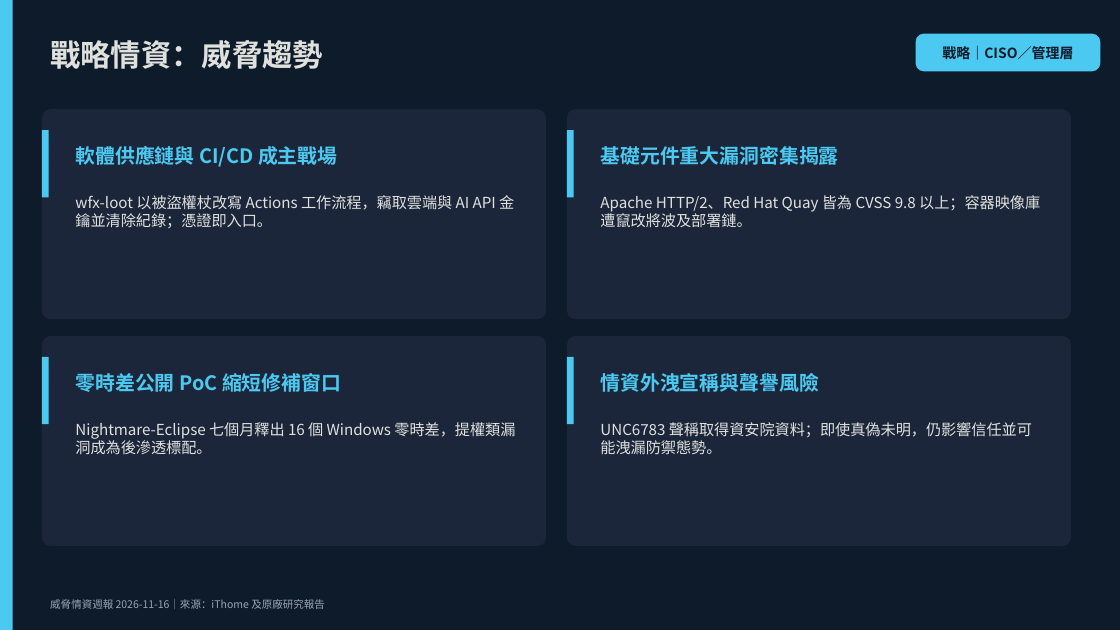
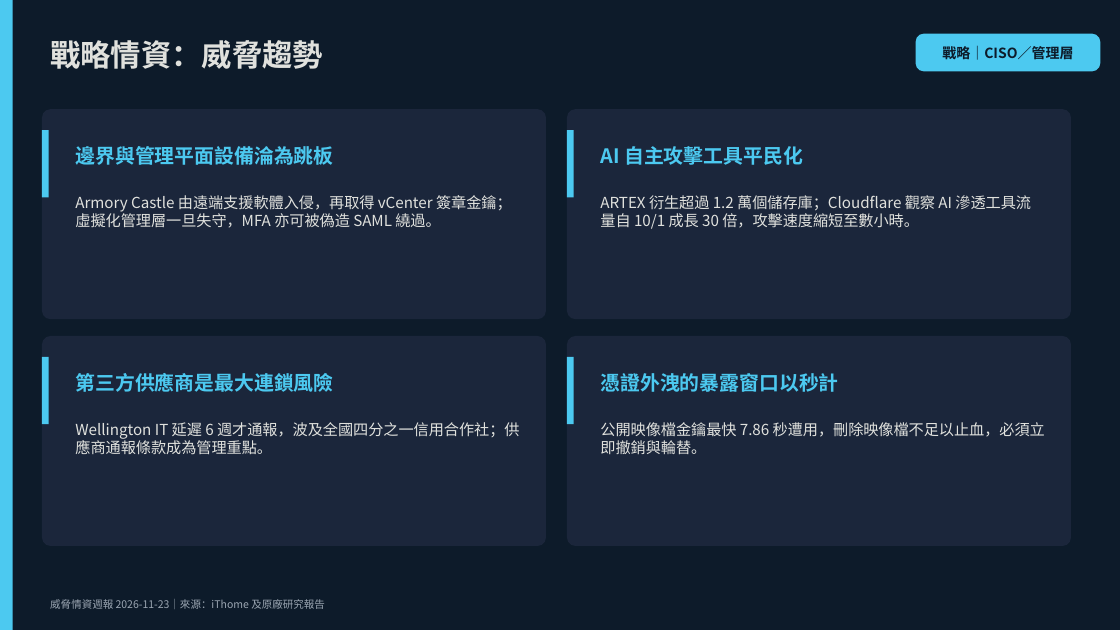
Before and after one commit to fei3363/cdp-tool, a slide deck: slide 3 of threat_intel_report_202611.pptx. Drawn at 1120x630 pixels with LibreOffice and Linux fonts; fonts in the diff are those of the drawing. Boxes give left, top, right and bottom in pixels: in the first picture for what was removed or moved away, otherwise in the second. Text is boxed around its words. In the diff, an @@ line names an element or a change of style, - is before the commit and + after.

```diff
--- a/threat_intel_report_202611.pptx
+++ b/threat_intel_report_202611.pptx
@@ text at bbox=[75, 146, 333, 165]: text changed @@
-軟體供應鏈與 CI/CD 成主戰場
+邊界與管理平面設備淪為跳板
@@ text at bbox=[600, 146, 803, 165]: text changed @@
-基礎元件重大漏洞密集揭露
+AI 自主攻擊工具平民化
@@ text at bbox=[75, 195, 512, 228]: text changed @@
-wfx-loot 以被盜權杖改寫 Actions 工作流程，竊取雲端與 AI API 金鑰並清除紀錄；憑證即入口。
+Armory Castle 由遠端支援軟體入侵，再取得 vCenter 簽章金鑰；虛擬化管理層一旦失守，MFA 亦可被偽造 SAML 繞過。
@@ text at bbox=[600, 195, 1031, 229]: text changed @@
-Apache HTTP/2、Red Hat Quay 皆為 CVSS 9.8 以上；容器映像庫遭竄改將波及部署鏈。
+ARTEX 衍生超過 1.2 萬個儲存庫；Cloudflare 觀察 AI 滲透工具流量自 10/1 成長 30 倍，攻擊速度縮短至數小時。
@@ text at bbox=[75, 373, 333, 392]: text changed @@
-零時差公開 PoC 縮短修補窗口
+第三方供應商是最大連鎖風險
@@ text at bbox=[600, 373, 838, 392]: text changed @@
-情資外洩宣稱與聲譽風險
+憑證外洩的暴露窗口以秒計
@@ text at bbox=[75, 422, 519, 455]: text changed @@
-Nightmare-Eclipse 七個月釋出 16 個 Windows 零時差，提權類漏洞成為後滲透標配。
+Wellington IT 延遲 6 週才通報，波及全國四分之一信用合作社；供應商通報條款成為管理重點。
@@ text at bbox=[600, 422, 1045, 454]: text changed @@
-UNC6783 聲稱取得資安院資料；即使真偽未明，仍影響信任並可能洩漏防禦態勢。
+公開映像檔金鑰最快 7.86 秒遭用，刪除映像檔不足以止血，必須立即撤銷與輪替。
@@ text at bbox=[50, 599, 325, 609]: text changed @@
-威脅情資週報 2026-11-16｜來源：iThome 及原廠研究報告
+威脅情資週報 2026-11-23｜來源：iThome 及原廠研究報告
```
Also in this commit, not shown: 12 other slides changed, 1 other file.
